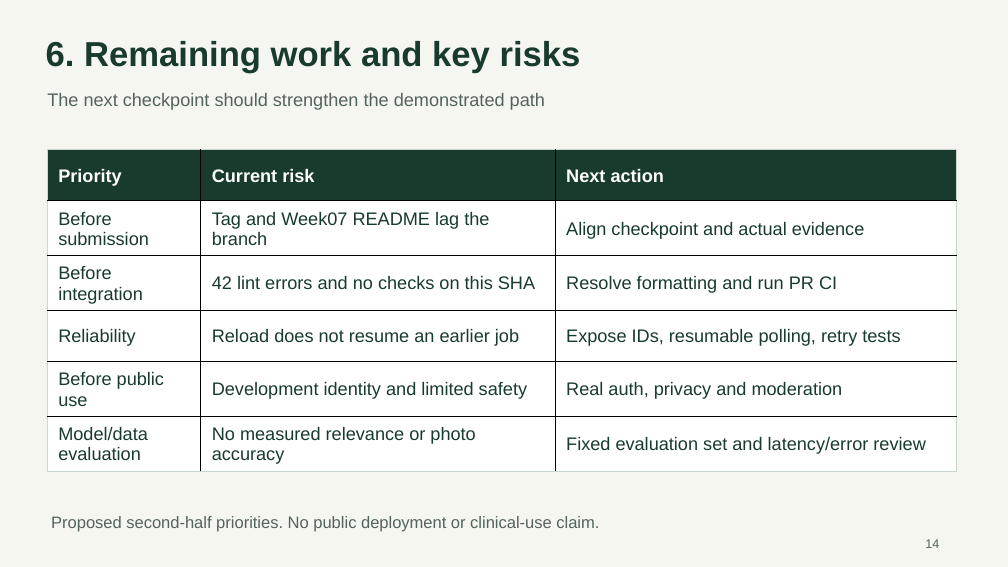
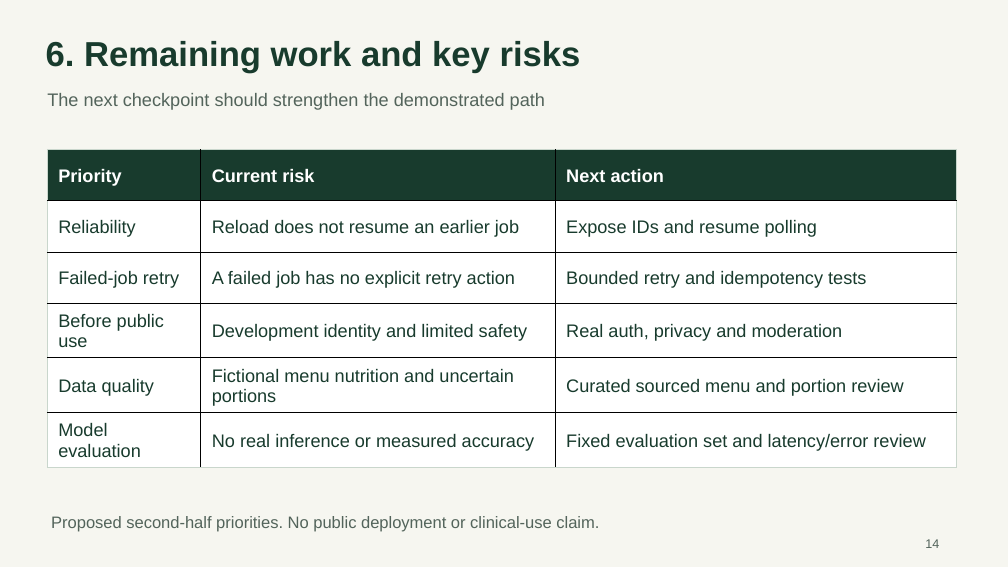
Before and after one commit to BoxiangZ/NourishLoop, a slide deck: slide 14 of submissions/week07/NourishLoop_W07_Midterm_Demo.pptx. Drawn at 1008x567 pixels with LibreOffice and Linux fonts; fonts in the diff are those of the drawing. Boxes give left, top, right and bottom in pixels: in the first picture for what was removed or moved away, otherwise in the second. Text is boxed around its words. In the diff, an @@ line names an element or a change of style, - is before the commit and + after.

```diff
--- a/submissions/week07/NourishLoop_W07_Midterm_Demo.pptx
+++ b/submissions/week07/NourishLoop_W07_Midterm_Demo.pptx
@@ table at (x1=47, y1=150, x2=957, y2=461) @@
-row 2: Before submission | Tag and Week07 README lag the branch | Align checkpoint and actual evidence
-row 3: Before integration | 42 lint errors and no checks on this SHA | Resolve formatting and run PR CI
-row 4: Reliability | Reload does not resume an earlier job | Expose IDs, resumable polling, retry tests
+row 2: Reliability | Reload does not resume an earlier job | Expose IDs and resume polling
+row 3: Failed-job retry | A failed job has no explicit retry action | Bounded retry and idempotency tests
-row 6: Model/data evaluation | No measured relevance or photo accuracy | Fixed evaluation set and latency/error review
+row 5: Data quality | Fictional menu nutrition and uncertain portions | Curated sourced menu and portion review
+row 6: Model evaluation | No real inference or measured accuracy | Fixed evaluation set and latency/error review
```
Also in this commit, not shown: 4 other slides changed, 4 other files.
